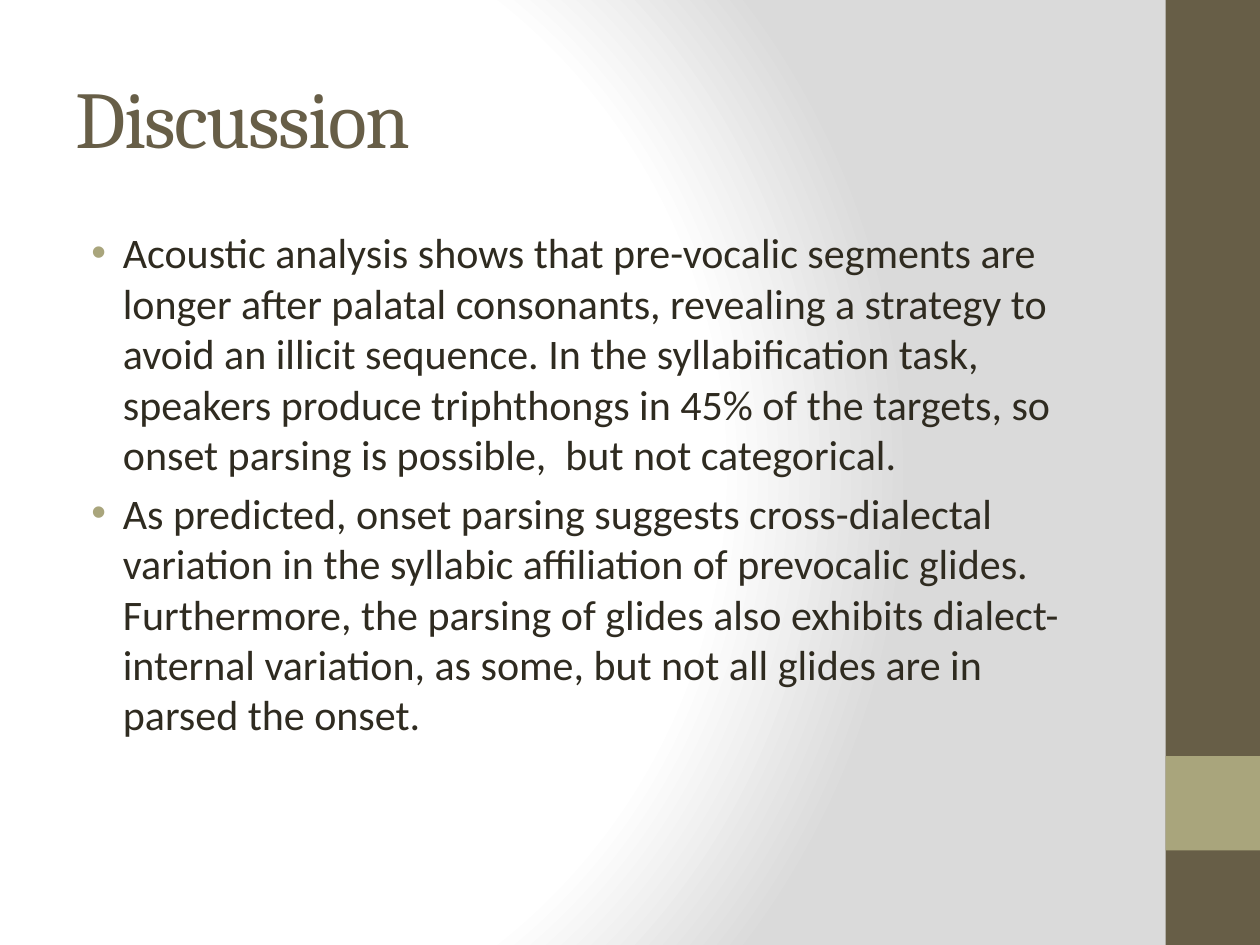
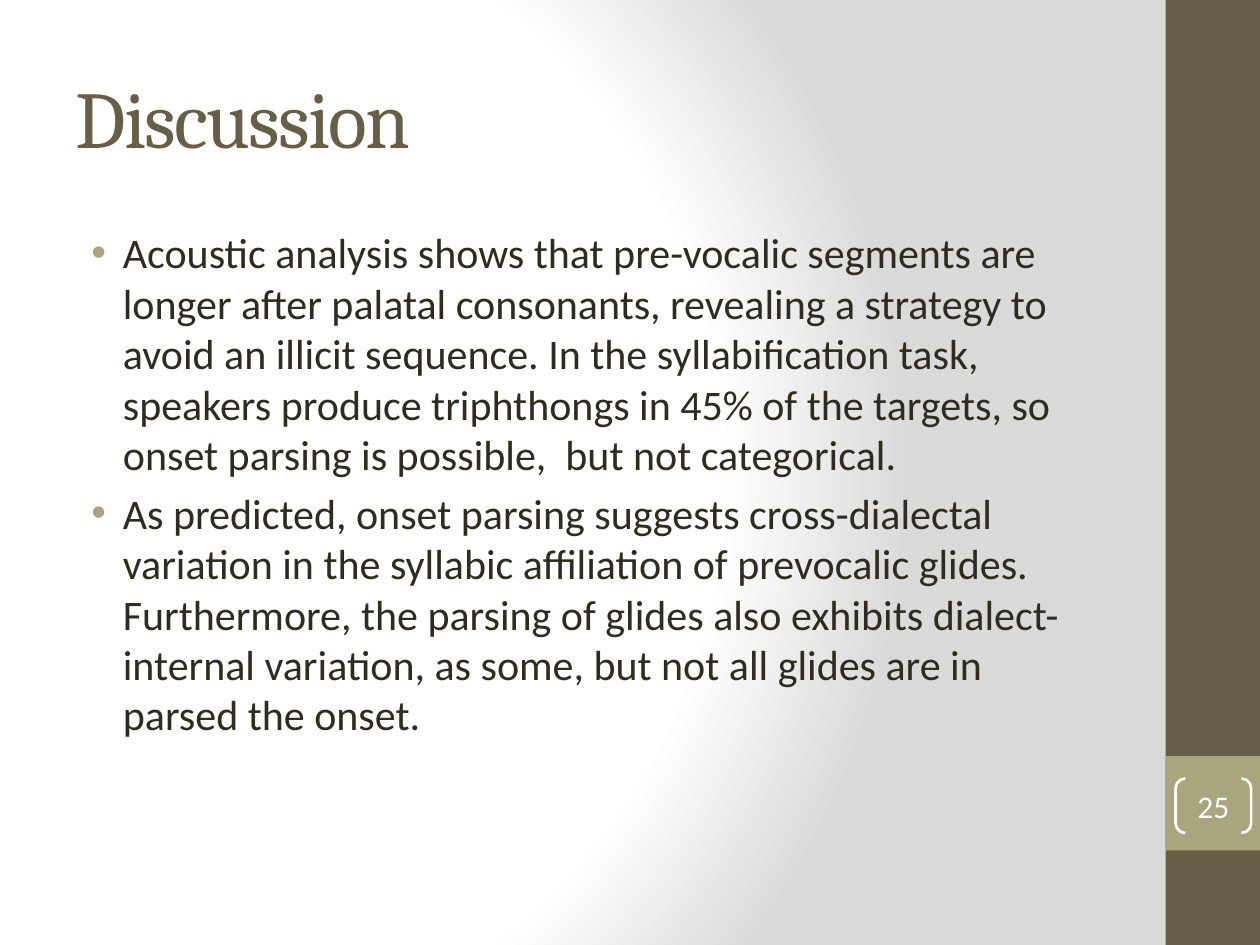
Before and after one commit to jvcasillas/glide_affiliation, a slide deck: slide 25 of Colina, Casillas & Díaz HLS 2018.pptx (slide 26 before the commit). Drawn at 1260x945 pixels with LibreOffice and Linux fonts; fonts in the diff are those of the drawing. Boxes give left, top, right and bottom in pixels: in the first picture for what was removed or moved away, otherwise in the second. Text is boxed around its words. In the diff, an @@ line names an element or a change of style, - is before the commit and + after.

```diff
--- a/Colina, Casillas & Díaz HLS 2018.pptx
+++ b/Colina, Casillas & Díaz HLS 2018.pptx
@@ page number added at box(1176, 779, 1251, 833), outline #FFFFFF 1.5 pt, 18 pt, text #FFFFFF @@
+25
```
Also in this commit, not shown: 22 other slides changed, 6 slides added, 6 slides removed.
